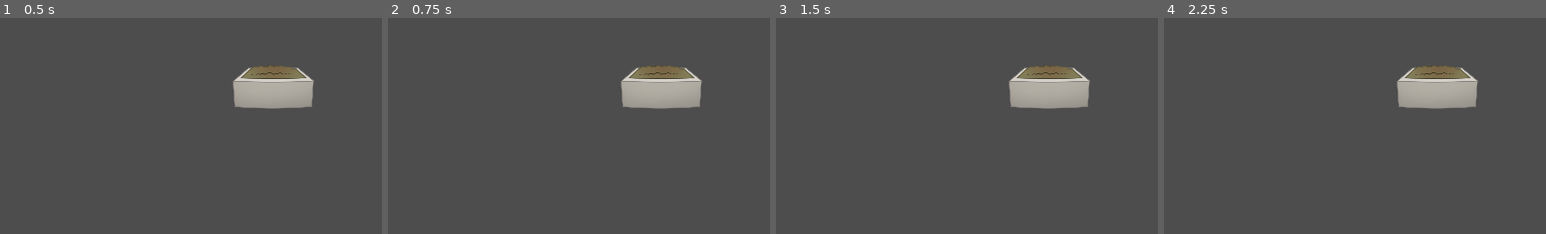
Above: before the commit, frames 1-4 (left to right).
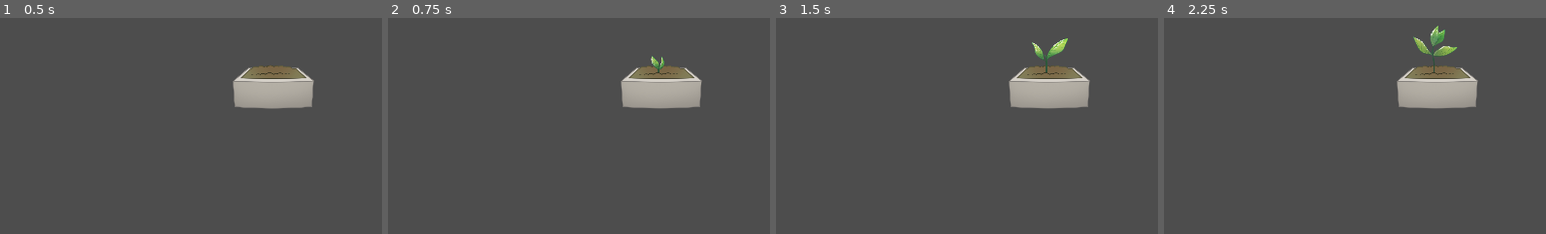
Above: after the commit, the same moments.

Repository: gringames/fem-devs-jam-24
Game: Godot game, scene res://Game/game.tscn
The game is run twice, just before and just after one commit, with the same random seed, the same clock (stepped at 60 frames per second) and the same inputs.
Inputs (mouse positions are % of the whole screen's width and height, from its top left):
- Up to frame 1 (0.5 s): no input
- Up to frame 2 (0.75 s): click (95, 27) at 0.5 s
- Up to frame 3 (1.5 s): click (95, 27) at 1.25 s
- Up to frame 4 (2.25 s): click (95, 27) at 2 s
The pictures show only the part of the screen within x 13-63%, y 26-76%; the shares and areas given below are measured in that part.

Frame 1 is identical in both runs. In frame 2, 0.1% of the frame differs, in the area x 68-73%, y 17-26%; in frame 3, 0.4%; in frame 4, 0.6%, in the area x 65-77%, y 3-26%.

Commit message:
plant grows each day and withers when not taken care of for more than 3 days

Diff:
--- a/femdevsjam24/Features/Plant/plant.gd
+++ b/femdevsjam24/Features/Plant/plant.gd
@@ -1,7 +1,10 @@
 extends Node2D
+class_name Plant
 
 @export_category("{Pot,Seed, Sapling, Little, Medium, Big, Blossom,	Withered}")
 @export var plant_state_images: Array[Texture2D]
+
+signal clicked_plant
 
 var clickable: Clickable
 var plant_state: Plants.States = Plants.States.Pot
@@ -12,16 +15,17 @@
 	clickable = $Clickable
 	clickable.connect("mouse_clicked_on_object", _on_clicked)
 
-	update_visual()
+
+func _on_clicked() -> void:
+	emit_signal("clicked_plant")
 
 
-func _on_clicked() -> void:
-	print("plant was clicked")
-	# TODO:make task be executed
+func grow() -> void:
 	plant_state += 1
-	update_visual()
+	_update_visual()
 
-func update_visual() -> void:
+
+func _update_visual() -> void:
 	if plant_state >= plant_state_images.size():
 		return
 	plant_visual.texture = plant_state_images[plant_state]
--- a/femdevsjam24/Features/day_cycle/day_manager.gd
+++ b/femdevsjam24/Features/day_cycle/day_manager.gd
@@ -5,6 +5,7 @@
 @export var phone_call_text_box: TextBox
 @export var task_list: TaskList
 @export var newspaper: NewspaperArticle
+@export var plant: Plant
 
 
 var day_info: Dictionary = {
@@ -217,23 +218,42 @@
 		},
 }
 
-var current_day: int = 0
+var current_day: int = 1 # start with day 1 as day 0 is main menu
+
 const tasks_key: String = "tasks"
 const calls_key: String = "calls"
 const newspaper_key: String = "newspaper"
 
+# player has to plant seed on day 0, so init array with this value
+var has_tent_today: Array[bool] = [true, false, false, false, false, false, false, false]
+
 
 func _ready() -> void:
 	next_day_button.connect("pressed", _next_day)
+	plant.connect("clicked_plant", _on_plant_clicked)
 
 
 func _next_day() -> void:
+	# TODO: if not day 1: fade to black, stop music track
+
 	print("current day: ", current_day)
+
+	# TODO: fade from black
+	# TODO: start music track
+
+
+	if current_day == 7:
+		print(has_tent_today)
+		_determine_ending()
+		return
+
 	_handle_day()
 	current_day += 1
 
 
 func _handle_day() -> void:
+	plant.grow()
+
 	var current_calls: Array = day_info[current_day][calls_key]
 	if _is_call_happening_today(current_calls):
 		_set_up_phone_call(current_calls)
@@ -249,12 +269,13 @@
 	newspaper.set_article(current_newspaper)
 
 
+
 func _is_call_happening_today(calls: Array) -> bool:
 	return not calls.is_empty()
 
 
 func _set_up_phone_call(content) -> void:
-	print("RINGGGG, RINGGG")
+	# TODO: add ring sfx
 	phone_call_text_box.disappear()
 	phone_call_text_box.set_pages(content)
 
@@ -276,3 +297,19 @@
 		checklist +=  "\t" + str(task_counter) + ") " + str(task) + "\n"
 		task_counter += 1
 	return checklist
+
+
+func _on_plant_clicked()  -> void:
+	has_tent_today[current_day] = true
+
+
+func _determine_ending() -> void:
+	var plant_withers: bool = has_tent_today.count(false) >= 3;
+
+	if plant_withers:
+		plant.grow()
+		print("bad ending")
+	else:
+		print("good ending")
+
+	# TODO: switch to correct scene
--- a/femdevsjam24/Game/game.tscn
+++ b/femdevsjam24/Game/game.tscn
@@ -58,12 +58,13 @@
 
 [node name="Logic" type="Node" parent="."]
 
-[node name="DayManager" type="Node" parent="Logic" node_paths=PackedStringArray("next_day_button", "phone_call_text_box", "task_list", "newspaper")]
+[node name="DayManager" type="Node" parent="Logic" node_paths=PackedStringArray("next_day_button", "phone_call_text_box", "task_list", "newspaper", "plant")]
 script = ExtResource("6_i1hnc")
 next_day_button = NodePath("../../NextDayButton")
 phone_call_text_box = NodePath("../../TextBox")
 task_list = NodePath("../../TaskList")
 newspaper = NodePath("../../NewspaperArticle")
+plant = NodePath("../../Plant")
 
 [node name="TextBox" parent="." instance=ExtResource("6_rjoll")]
 position = Vector2(-96, -200)
